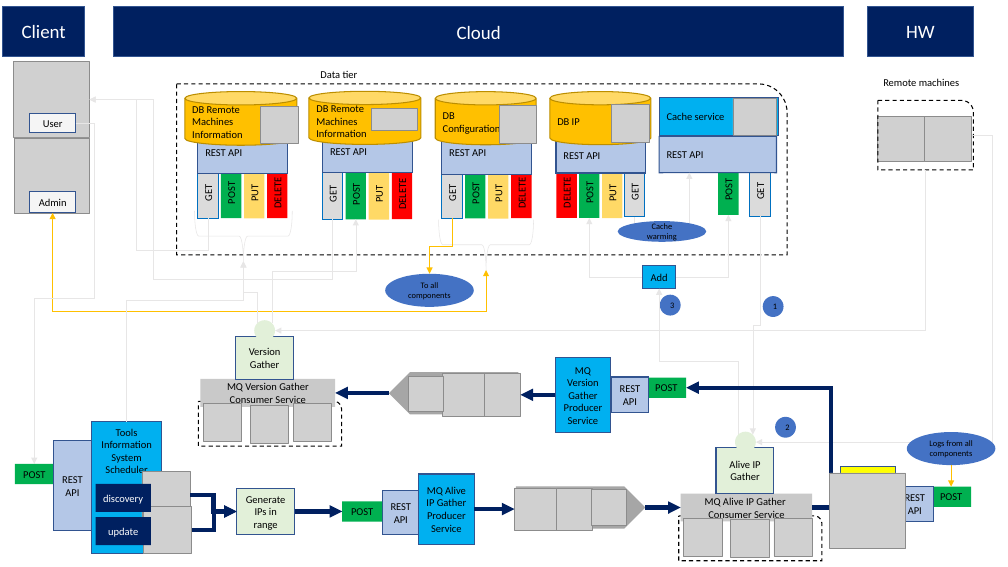
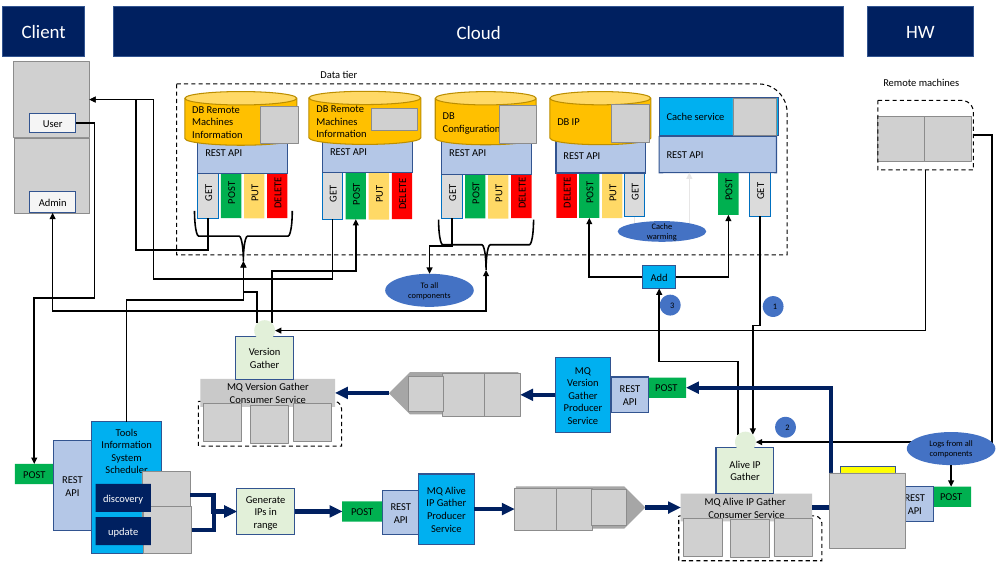
Before and after one commit to zzfima/ComputersInformationSystem, a slide deck: slide 5 of Docs/Design.pptx. Drawn at 1008x567 pixels with LibreOffice and Linux fonts; fonts in the diff are those of the drawing; grey boxes stand for pictures. Boxes give left, top, right and bottom in pixels: in the first picture for what was removed or moved away, otherwise in the second. Text is boxed around its words. In the diff, an @@ line names an element or a change of style, - is before the commit and + after.

Commit message:
rfct

```diff
--- a/Docs/Design.pptx
+++ b/Docs/Design.pptx
@@ elbow arrow (89, 100) - (208, 219): stroke #E7E6E6 0.5 pt to #000000 1.5 pt @@
@@ elbow arrow (89, 100) - (333, 219): stroke #E7E6E6 0.5 pt to #000000 1.5 pt @@
@@ elbow arrow (76, 123) - (34, 464): stroke #E7E6E6 0.5 pt to #000000 1.5 pt @@
@@ elbow arrow (974, 135) - (756, 442): stroke #E7E6E6 0.5 pt to #000000 1.5 pt @@
@@ elbow arrow (926, 170) - (275, 330): stroke #E7E6E6 0.5 pt to #000000 1.5 pt @@
@@ elbow double arrow (53, 213) - (486, 270): stroke #FFC000 0.5 pt to #000000 1.5 pt @@
@@ left brace at (x1=195, y1=211, x2=293, y2=262): outline #E7E6E6 0.5 pt to #000000 1.5 pt @@
@@ elbow arrow (272, 324) - (356, 219): stroke #E7E6E6 0.5 pt to #000000 1.5 pt @@
@@ elbow arrow (430, 274) - (452, 219): stroke #FFC000 0.5 pt to #000000 1.5 pt @@
@@ left brace at (x1=439, y1=220, x2=534, y2=270): outline #E7E6E6 0.5 pt to #000000 1.5 pt @@
@@ elbow arrow (643, 278) - (589, 218): stroke #E7E6E6 0.5 pt to #000000 1.5 pt @@
@@ elbow arrow (728, 215) - (676, 278): stroke #E7E6E6 0.5 pt to #000000 1.5 pt @@
@@ elbow arrow (753, 435) - (760, 216): stroke #E7E6E6 0.5 pt to #000000 1.5 pt @@
@@ elbow arrow (126, 422) - (243, 262): stroke #E7E6E6 0.5 pt to #000000 1.5 pt @@
@@ elbow arrow (257, 324) - (243, 262): stroke #E7E6E6 0.5 pt to #000000 1.5 pt @@
@@ elbow arrow (659, 289) - (738, 435): stroke #E7E6E6 0.5 pt to #000000 1.5 pt @@
@@ elbow arrow (951, 487) - (951, 465): stroke #FFC000 0.5 pt to #000000 1.5 pt @@
```
